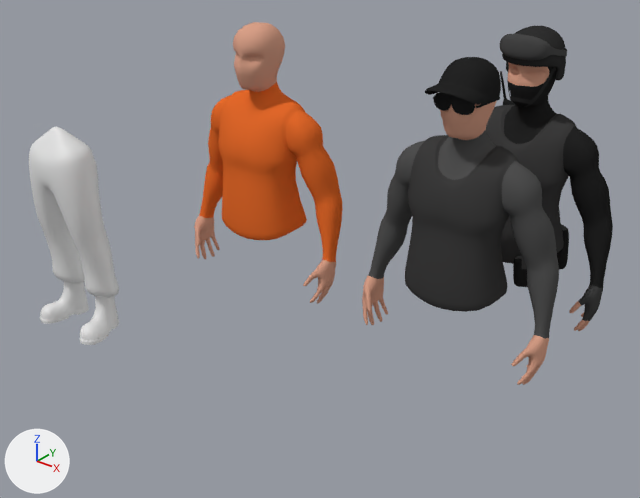
The Blender file Blender_Sources/Models/Default/Base_Model.blend: old version first, new version second.
One viewpoint serves both versions: a 50 mm camera at (-2.0, -32.8, 32.8) aimed at (-29.8, 2.0, 11.2). Every picture has the same lights, and +X, +Y and +Z are marked at lower left.

Objects in the first picture: 'Cylinder', 'Helmet', 'Hero_Torso', 'Pants_Reference', 'Prison_Torso', 'Swat_Torso', 'Swat_Utilities'.
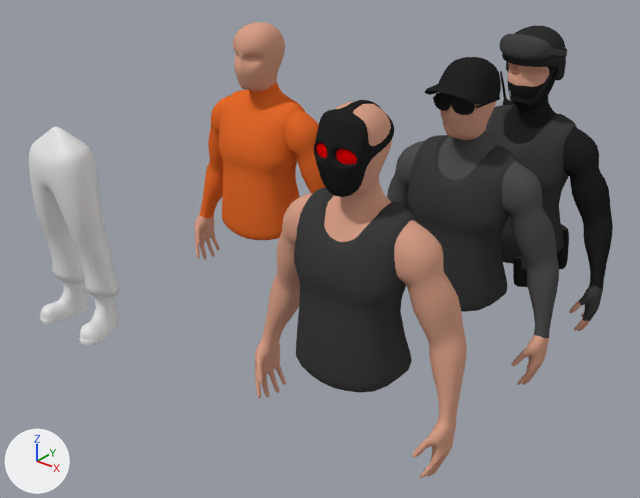
What differs and where, as boxes [x1, y1, x2, y2] in the pictures (640 x 498 px):
'Punisher', added: after [255, 102, 467, 478]
    faces in mat_body_armor (black #3f3e3e): [294, 187, 419, 393]
    faces in mat_skin (beige #d8a088): [255, 102, 467, 478]
'Punisher_Mask', added (black): after [314, 100, 394, 197]
    faces in mat_cap (black #252525): [314, 100, 394, 197]
    faces in mat_goggles (red #e70005): [316, 143, 357, 164]

What changed in the scene script:
```text
Change mat_goggles:
    mat_goggles.base_color: (0.0666, 0.0666, 0.0666) -> (0.8, 0.0, 0.00144)  # dark grey #494949 -> red #e70005
Add me_cube_008:
    me_cube_008.from_pydata(...)  # 69 vertices, 53 faces; spans x 0.0..1.18, y 2.1..5.28, z -1.37..2.1
    me_cube_008.polygons.foreach_set('use_smooth', [True] * 53)
    # faces by material slot: [48, 5]
    me_cube_008.materials.append(mat_cap)  # black #252525
    me_cube_008.materials.append(mat_goggles)  # red #e70005
Add me_cube_003:
    me_cube_003.from_pydata(...)  # 495 vertices, 484 faces; spans x 0.0..4.9, y -1.91..1.82, z -7.13..7.2
    me_cube_003.polygons.foreach_set('use_smooth', [True] * 484)
    # faces by material slot: [68, 416]
    me_cube_003.materials.append(mat_body_armor)  # black #3f3e3e
    me_cube_003.materials.append(mat_skin)  # beige #d8a088
Add ob_punisher_mask:
    ob_punisher_mask = bpy.data.objects.new('Punisher_Mask', me_cube_008)
    ob_punisher_mask.location = (-20.0, -12.0, 21.7)
    _m = ob_punisher_mask.modifiers.new('Mirror', 'MIRROR')
    _m.use_clip = True
    _m = ob_punisher_mask.modifiers.new('Subsurf', 'SUBSURF')
Add ob_punisher:
    ob_punisher = bpy.data.objects.new('Punisher', me_cube_003)
    ob_punisher.location = (-20.0, -8.0, 16.7)
    _m = ob_punisher.modifiers.new('Mirror', 'MIRROR')
    _m.use_clip = True
    _m = ob_punisher.modifiers.new('Subsurf', 'SUBSURF')
    _m.render_levels = 1
```
